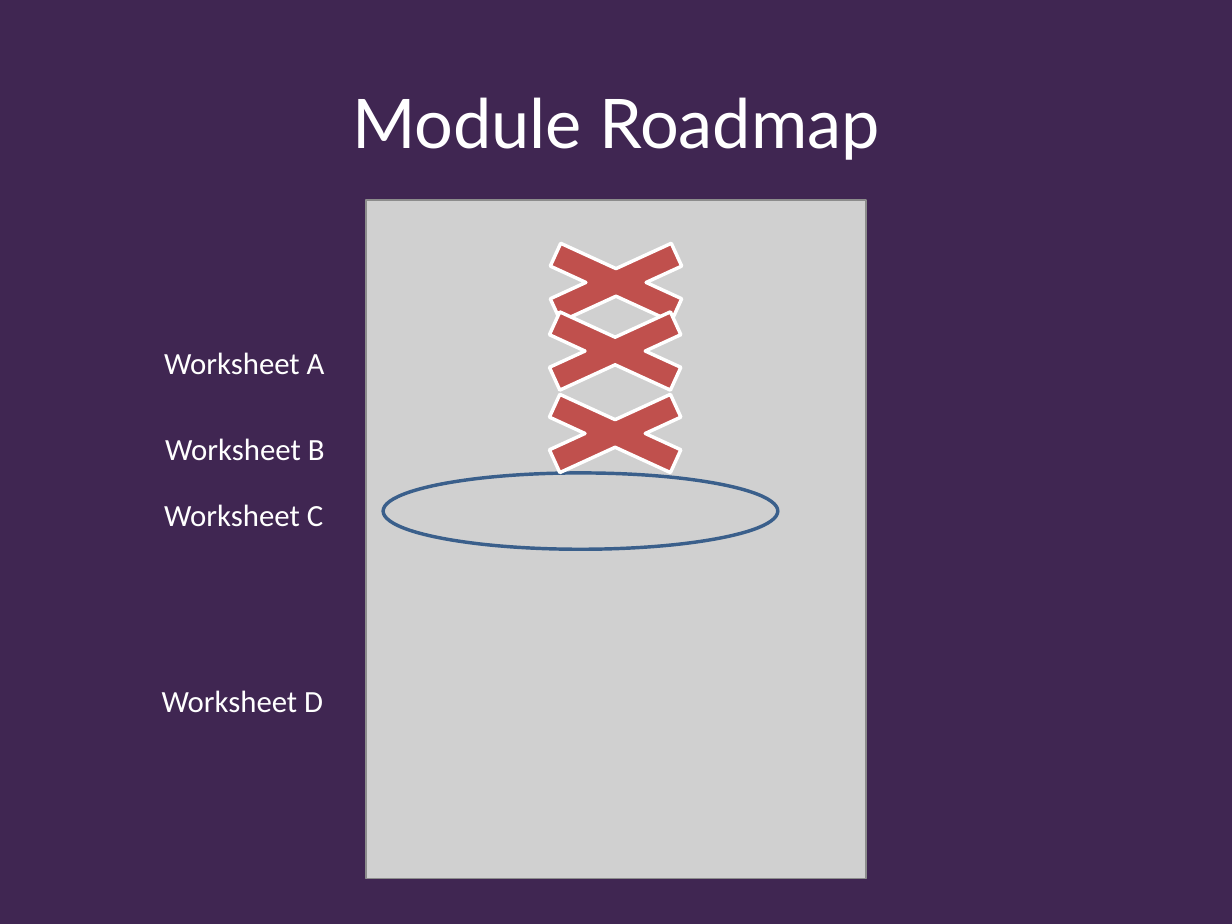
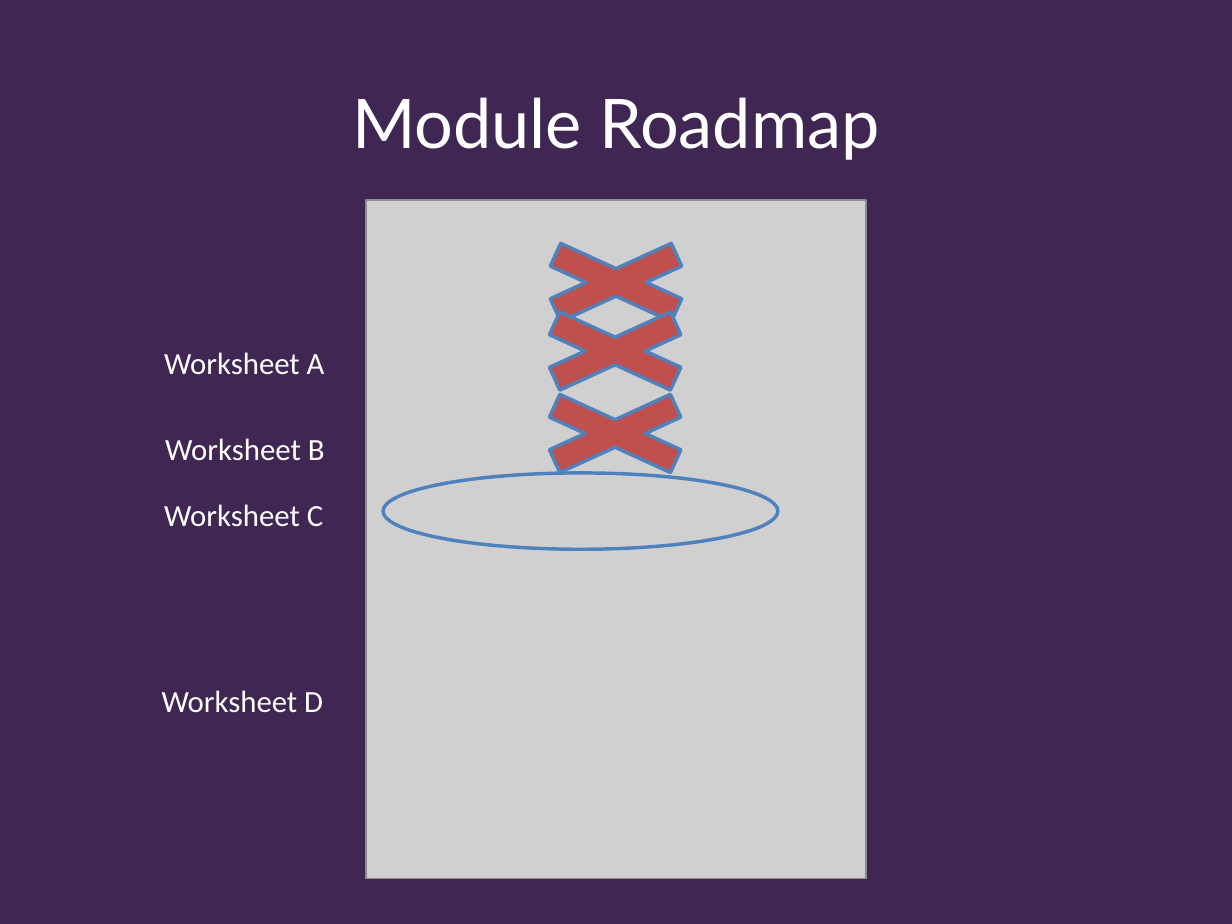
Before and after one commit to Falmouth-Games-Academy/bsc-course-materials, a slide deck: slide 1 of COMP220/07/2019-20-COMP220-roadmap.pptx. Drawn at 1232x924 pixels with LibreOffice and Linux fonts; fonts in the diff are those of the drawing; grey boxes stand for pictures; background and template pictures are left out. Boxes give left, top, right and bottom in pixels: in the first picture for what was removed or moved away, otherwise in the second. Text is boxed around its words. In the diff, an @@ line names an element or a change of style, - is before the commit and + after.

Commit message:
Update roadmap powerpoint

```diff
--- a/COMP220/07/2019-20-COMP220-roadmap.pptx
+++ b/COMP220/07/2019-20-COMP220-roadmap.pptx
@@ outline #FFFFFF 2 pt to #4F81BD 2 pt in 3 elements at (500, 229, 733, 336), (499, 298, 732, 405), (499, 381, 732, 488) @@
@@ ellipse at (383, 473, 777, 549): outline #3A5F8C 2 pt to #4F81BD 2 pt @@
```
